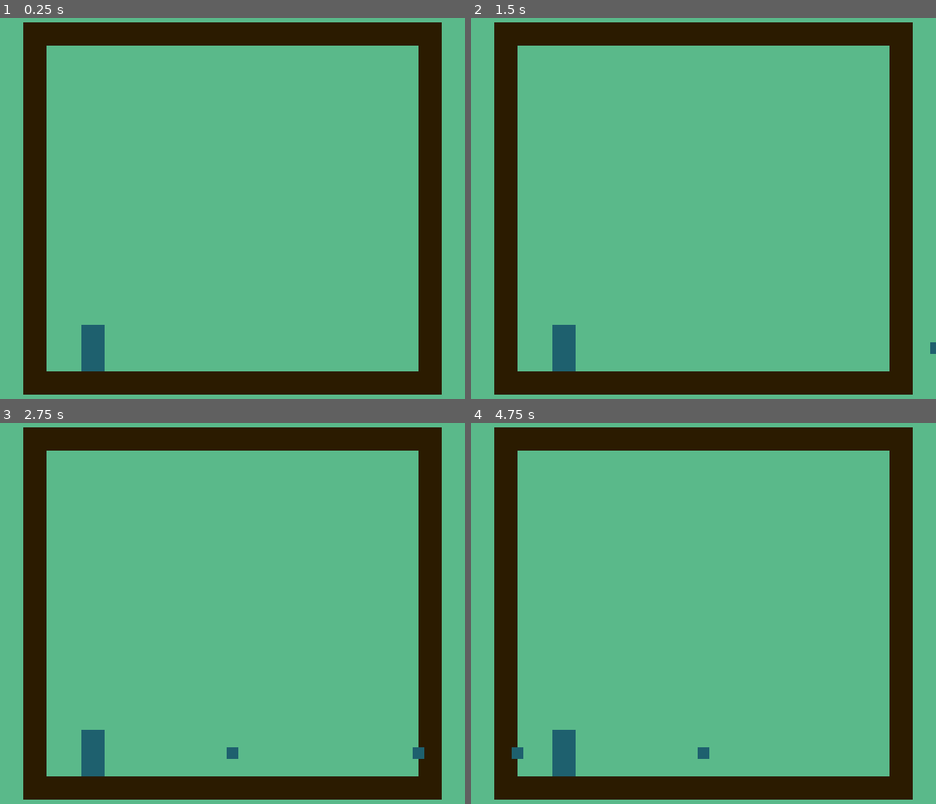
Above: before the commit, frames 1-4 (two rows, left to right).
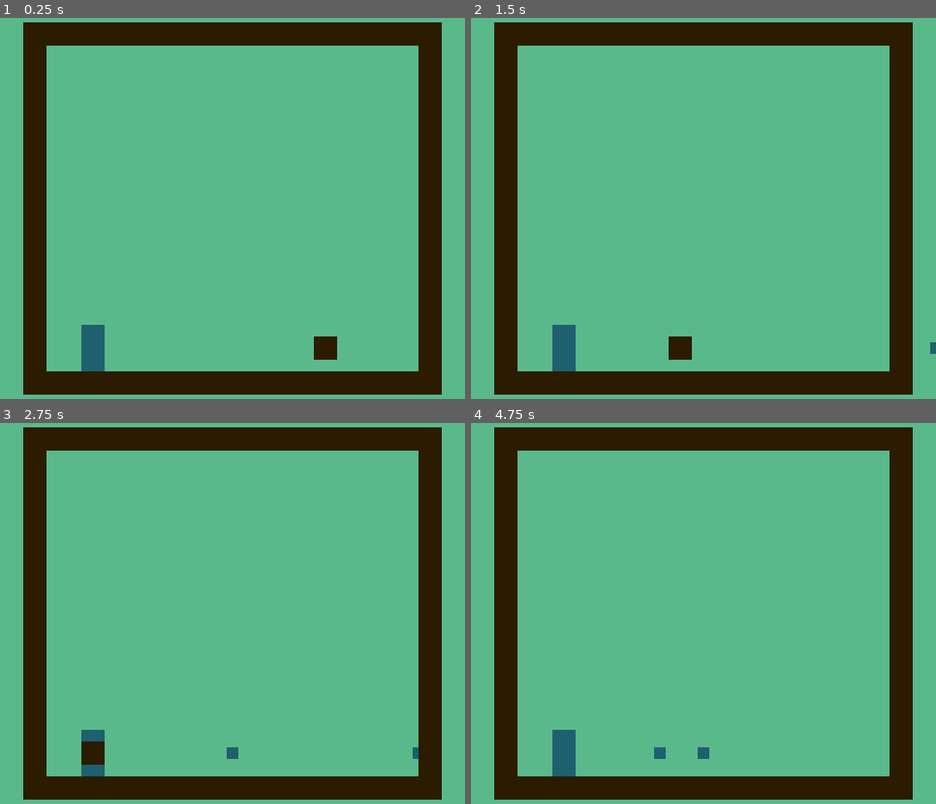
Above: after the commit, the same moments.

Repository: MaxMorse/GBJam-8-Entry
Game: Godot game, scene res://Rooms/Room0.tscn
The game is run twice, just before and just after one commit, with the same random seed, the same clock (stepped at 60 frames per second) and the same inputs.
Inputs:
- Up to frame 1 (0.25 s): no input
- Up to frame 2 (1.5 s): tap Space (A, bound only after the commit) at 0.6, 1.35 s
- Up to frame 3 (2.75 s): tap Space (A, bound only after the commit) at 2.1 s
- Up to frame 4 (4.75 s): tap Space (A, bound only after the commit) at 2.85, 3.6, 4.35 s

The runs differ from the first frame. In frame 1, 0.3% of the frame differs, in the area x 67-73%, y 83-90%; in frame 2, 0.3%; in frame 3, 0.3%, in the area x 17-92%, y 83-90%; in frame 4, 0.2%.

Commit message:
player can hit ball

Diff:
--- a/Prefabs/Ball.tscn
+++ b/Prefabs/Ball.tscn
@@ -1,7 +1,10 @@
-[gd_scene load_steps=3 format=2]
+[gd_scene load_steps=4 format=2]
 
 [ext_resource path="res://Scripts/Ball.gd" type="Script" id=1]
 [ext_resource path="res://Sprites/whitsquare.png" type="Texture" id=2]
+
+[sub_resource type="RectangleShape2D" id=1]
+extents = Vector2( 4, 4 )
 
 [node name="Ball" type="Sprite"]
 modulate = Color( 0.117647, 0.376471, 0.431373, 1 )
@@ -10,4 +13,10 @@
 script = ExtResource( 1 )
 
 [node name="VisibilityNotifier2D" type="VisibilityNotifier2D" parent="."]
+visible = false
+
+[node name="KinematicBody2D" type="KinematicBody2D" parent="."]
+
+[node name="CollisionShape2D" type="CollisionShape2D" parent="KinematicBody2D"]
+shape = SubResource( 1 )
 [connection signal="screen_exited" from="VisibilityNotifier2D" to="." method="_on_VisibilityNotifier2D_screen_exited"]
--- /dev/null
+++ b/Prefabs/Enemy.gd
@@ -0,0 +1,17 @@
+extends Sprite
+
+
+# Declare member variables here. Examples:
+var speed = 32
+var direction = Vector2(-1, 0)
+
+
+# Called when the node enters the scene tree for the first time.
+func _ready():
+	pass # Replace with function body.
+
+
+# Called every frame. 'delta' is the elapsed time since the previous frame.
+func _physics_process(delta):
+	position += speed * direction * delta
+#	pass
--- /dev/null
+++ b/Prefabs/Enemy.tscn
@@ -0,0 +1,9 @@
+[gd_scene load_steps=3 format=2]
+
+[ext_resource path="res://Sprites/whitsquare.png" type="Texture" id=1]
+[ext_resource path="res://Prefabs/Enemy.gd" type="Script" id=2]
+
+[node name="Enemy" type="Sprite"]
+modulate = Color( 0.168627, 0.105882, 0, 1 )
+texture = ExtResource( 1 )
+script = ExtResource( 2 )
--- /dev/null
+++ b/Prefabs/Player.gd
@@ -0,0 +1,15 @@
+extends Node2D
+var ballPath = "res://Prefabs/Ball.tscn"
+
+onready var hitZone = $HitZone
+
+# Called when the node enters the scene tree for the first time.
+func _ready():
+	pass
+
+# Called every frame. 'delta' is the elapsed time since the previous frame.
+func _physics_process(delta):
+	if Input.is_action_just_pressed("A"):
+		var hits = hitZone.get_overlapping_bodies()
+		for body in hits:
+			body.get_parent()._direction = Vector2(1,0)
--- a/Prefabs/Player.tscn
+++ b/Prefabs/Player.tscn
@@ -1,11 +1,13 @@
-[gd_scene load_steps=3 format=2]
+[gd_scene load_steps=4 format=2]
 
 [ext_resource path="res://Sprites/whitsquare.png" type="Texture" id=1]
+[ext_resource path="res://Prefabs/Player.gd" type="Script" id=2]
 
 [sub_resource type="RectangleShape2D" id=1]
 extents = Vector2( 4, 8 )
 
 [node name="Player" type="Node2D"]
+script = ExtResource( 2 )
 
 [node name="Sprite" type="Sprite" parent="."]
 modulate = Color( 0.117647, 0.376471, 0.431373, 1 )
--- a/Rooms/Room0.tscn
+++ b/Rooms/Room0.tscn
@@ -1,10 +1,17 @@
-[gd_scene load_steps=4 format=2]
+[gd_scene load_steps=5 format=2]
 
 [ext_resource path="res://Tiles/placeholderTileset.tres" type="TileSet" id=1]
 [ext_resource path="res://Prefabs/Player.tscn" type="PackedScene" id=2]
 [ext_resource path="res://Prefabs/BallSpawner.tscn" type="PackedScene" id=3]
+[ext_resource path="res://Prefabs/Enemy.tscn" type="PackedScene" id=4]
 
 [node name="Node2D" type="Node2D"]
+
+[node name="Player" parent="." instance=ExtResource( 2 )]
+position = Vector2( 32, 120 )
+
+[node name="BallSpawner" parent="." instance=ExtResource( 3 )]
+position = Vector2( 192, 120 )
 
 [node name="TileMap" type="TileMap" parent="."]
 tile_set = ExtResource( 1 )
@@ -12,8 +19,5 @@
 format = 1
 tile_data = PoolIntArray( 65537, 0, 0, 65538, 0, 0, 65539, 0, 0, 65540, 0, 0, 65541, 0, 0, 65542, 0, 0, 65543, 0, 0, 65 …(803 unchanged characters)…
 
-[node name="Player" parent="." instance=ExtResource( 2 )]
-position = Vector2( 32, 120 )
-
-[node name="BallSpawner" parent="." instance=ExtResource( 3 )]
-position = Vector2( 192, 120 )
+[node name="Enemy" parent="." instance=ExtResource( 4 )]
+position = Vector2( 120, 120 )
--- a/project.godot
+++ b/project.godot
@@ -28,6 +28,15 @@
 window/stretch/mode="2d"
 window/stretch/aspect="keep"
 
+[input]
+
+A={
+"deadzone": 0.5,
+"events": [ Object(InputEventJoypadButton,"resource_local_to_scene":false,"resource_name":"","device":0,"button_index":0,"pressure":0.0,"pressed":false,"script":null)
+, Object(InputEventKey,"resource_local_to_scene":false,"resource_name":"","device":0,"alt":false,"shift":false,"control":false,"meta":false,"command":false,"pressed":false,"scancode":32,"unicode":0,"echo":false,"script":null)
+ ]
+}
+
 [rendering]
 
 quality/driver/driver_name="GLES2"
